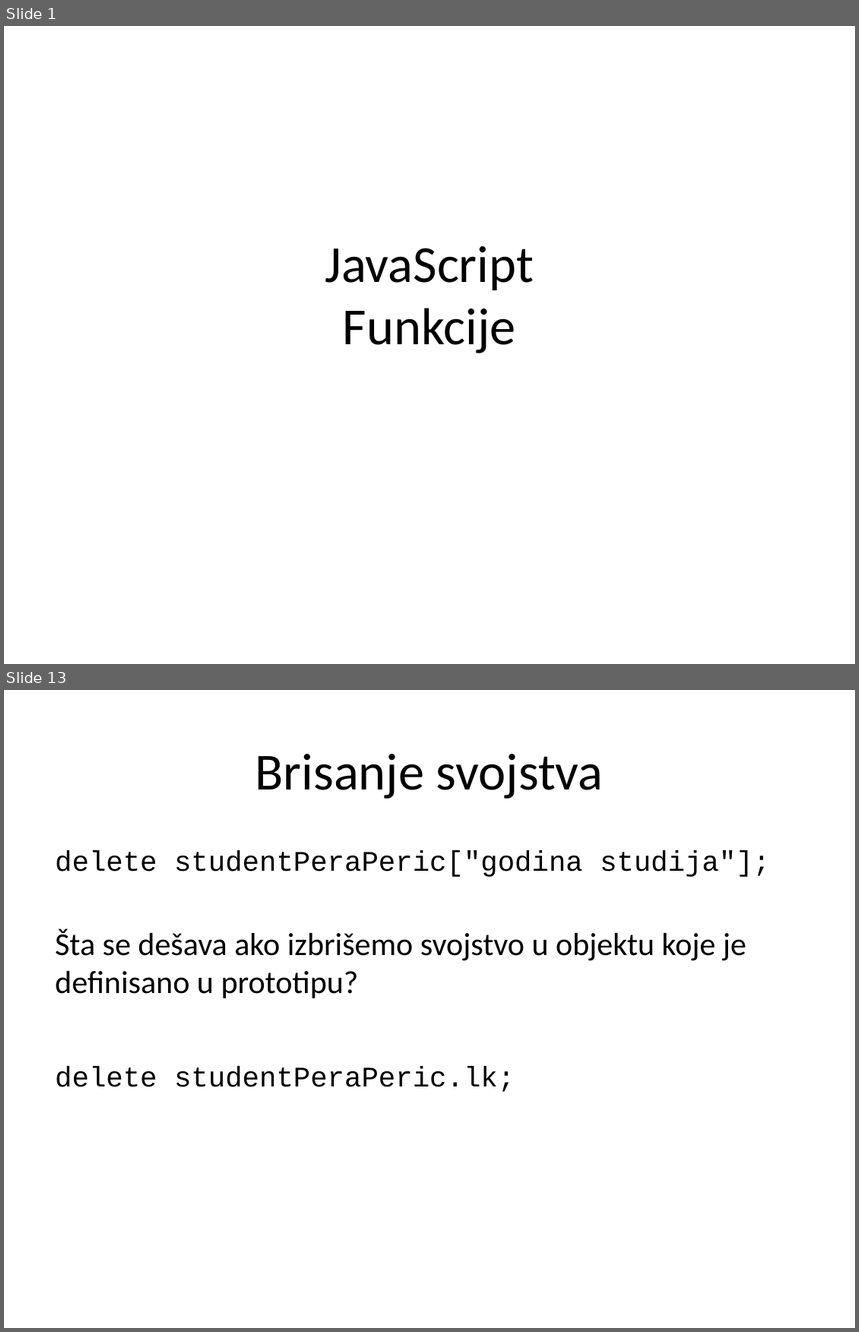
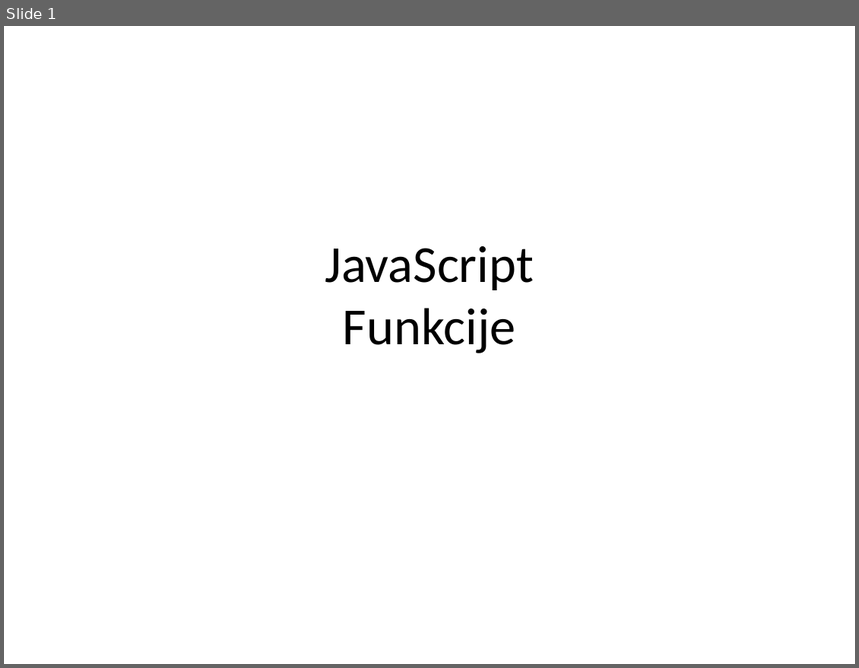
Before and after one commit to XWS2016/JavaScript, a slide deck: 02_Funkcije/JavaScript_02_Funkcije.pptx. Shown one above the other, each under a label of ours: slides 1 and 13 before the commit, slide 1 after it; the slides between them are not shown. The pictures are 859x1332 and 859x668 pixels, drawn with LibreOffice and Linux fonts; fonts in the diff are those of the drawing. Boxes give left, top, right and bottom in pixels: in the first picture for what was removed or moved away, otherwise in the second. Text is boxed around its words. In the diff, an @@ line names an element or a change of style, - is before the commit and + after.

```diff
--- a/02_Funkcije/JavaScript_02_Funkcije.pptx
+++ b/02_Funkcije/JavaScript_02_Funkcije.pptx
@@ slide 13 removed at [4, 690, 855, 1328], background #FFFFFF @@
@@ title removed at [256, 754, 604, 799] @@
-Brisanje svojstva
@@ text removed at [55, 851, 770, 1092] @@
-delete studentPeraPeric["godina studija"];
-Šta se dešava ako izbrišemo svojstvo u objektu koje je definisano u prototipu?
-delete studentPeraPeric.lk;
```
Also in this commit, not shown: 2 slides changed, 31 slides added, 10 other slides removed, 13 other files.
